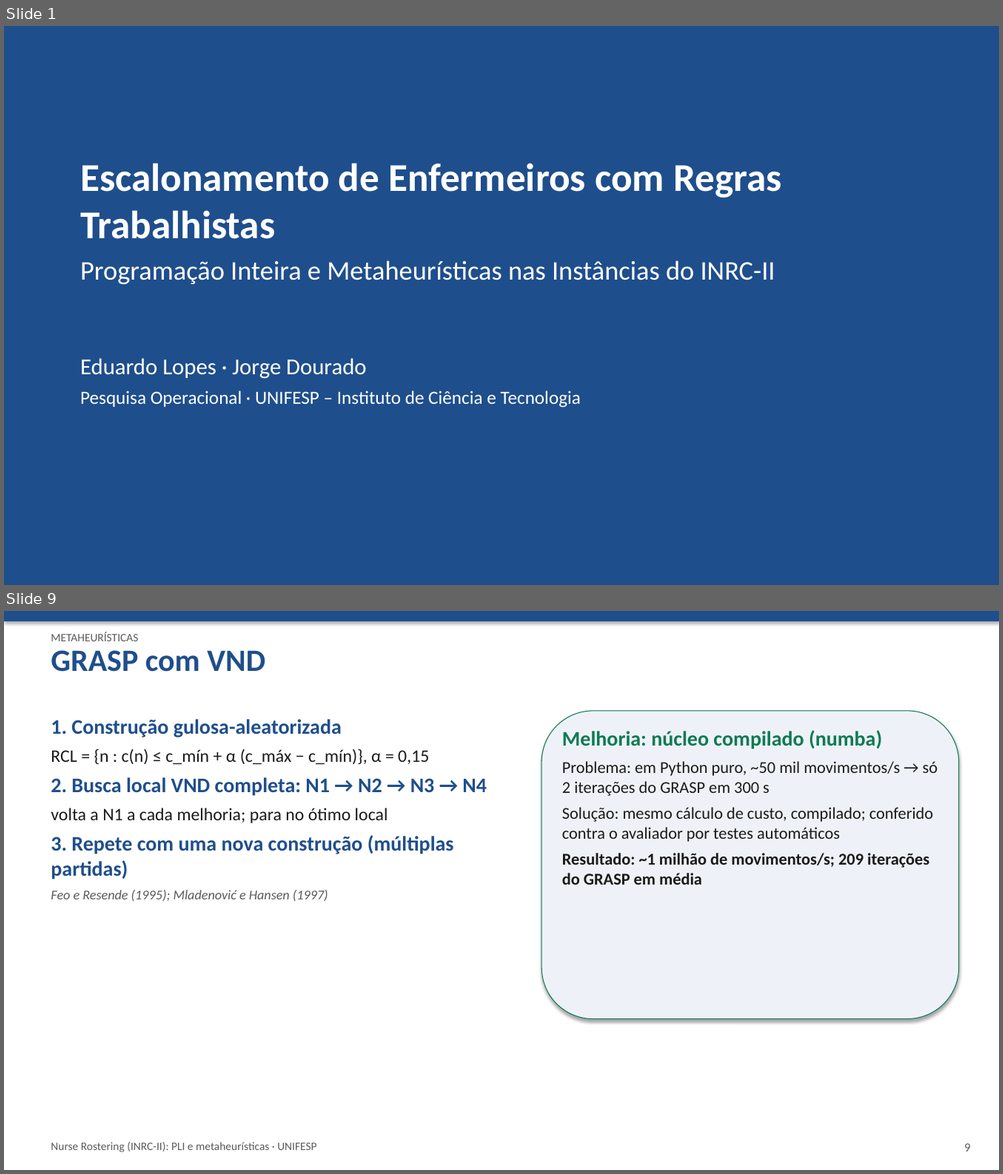
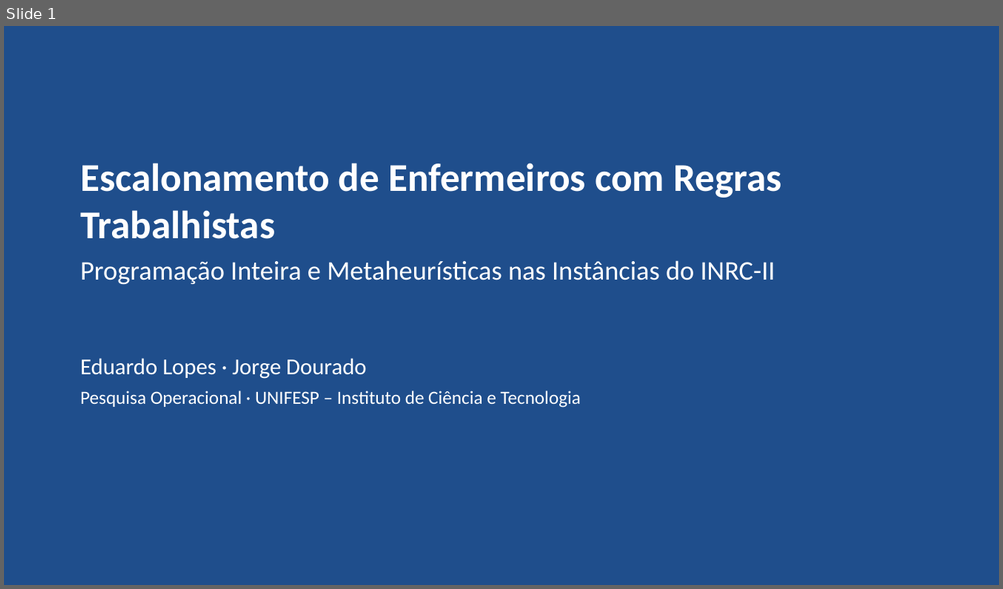
Before and after one commit to crazen/projetopo, a slide deck: entregas/etapa7_apresentacao.pptx. Shown one above the other, each under a label of ours: slides 1 and 9 before the commit, slide 1 after it; the slides between them are not shown. The pictures are 1003x1174 and 1003x589 pixels, drawn with LibreOffice and Linux fonts; fonts in the diff are those of the drawing. Boxes give left, top, right and bottom in pixels: in the first picture for what was removed or moved away, otherwise in the second. Text is boxed around its words. In the diff, an @@ line names an element or a change of style, - is before the commit and + after.

```diff
--- a/entregas/etapa7_apresentacao.pptx
+++ b/entregas/etapa7_apresentacao.pptx
@@ slide 9 removed at (4,611,999,1170), background #FFFFFF @@
@@ rectangle removed at (4,611,999,621) @@
@@ text removed at (51,632,138,641) @@
-METAHEURÍSTICAS
@@ text removed at (51,650,265,672) @@
-GRASP com VND
@@ text removed at (51,719,486,902) @@
-1. Construção gulosa-aleatorizada
-RCL = {n : c(n) ≤ c_mín + α (c_máx − c_mín)}, α = 0,15
-2. Busca local VND completa: N1 → N2 → N3 → N4
-volta a N1 a cada melhoria; para no ótimo local
-3. Repete com uma nova construção (múltiplas partidas)
-Feo e Resende (1995); Mladenović e Hansen (1997)
@@ rounded rectangle removed at (541,711,959,1019) @@
@@ text removed at (562,730,938,885) @@
-Melhoria: núcleo compilado (numba)
-Problema: em Python puro, ~50 mil movimentos/s → só 2 iterações do GRASP em 300 s
-Solução: mesmo cálculo de custo, compilado; conferido contra o avaliador por testes automáticos
-Resultado: ~1 milhão de movimentos/s; 209 iterações do GRASP em média
@@ text removed at (51,1142,316,1153) @@
-Nurse Rostering (INRC-II): PLI e metaheurísticas · UNIFESP
@@ text removed at (964,1144,970,1152) @@
-9
```
Also in this commit, not shown: 10 slides changed, 2 slides added, 2 other slides removed, 14 other files.
